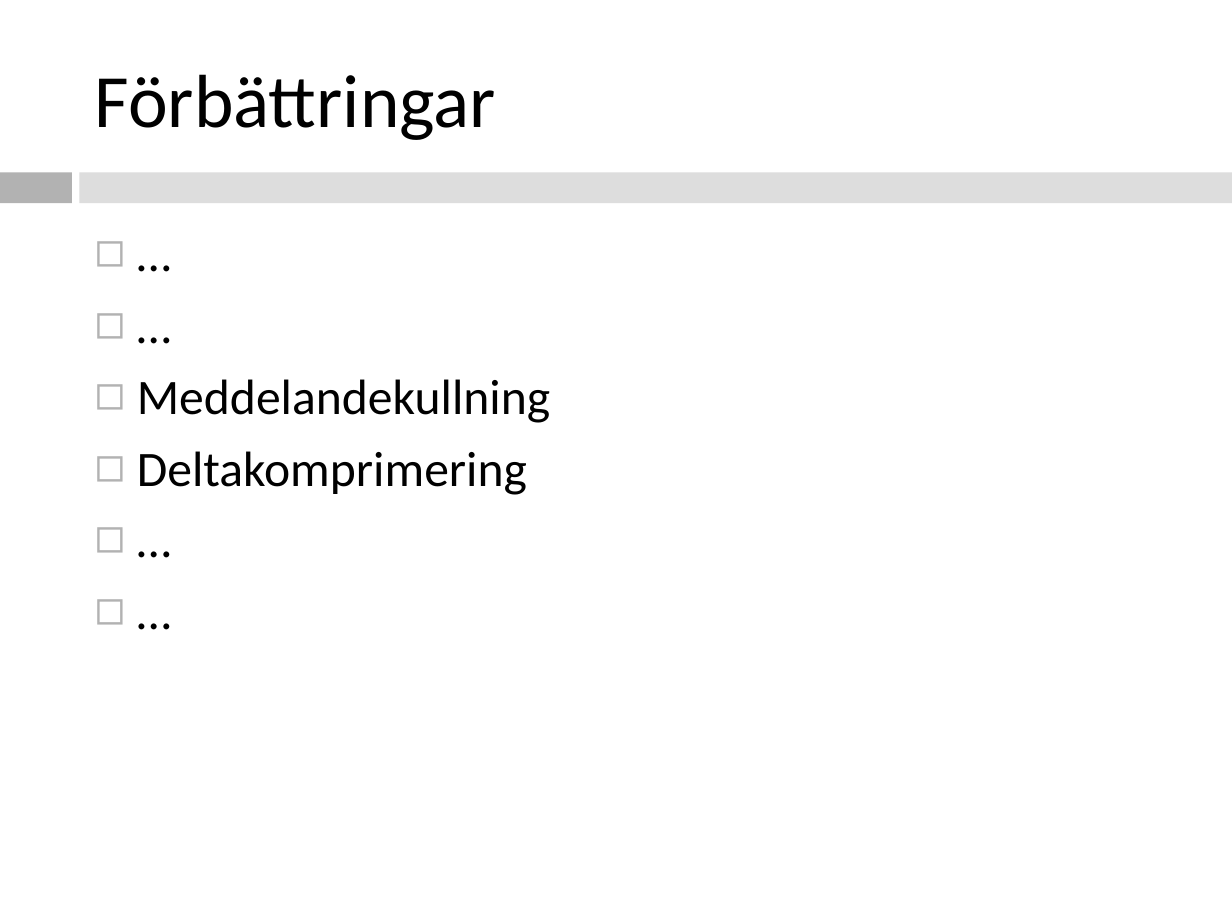
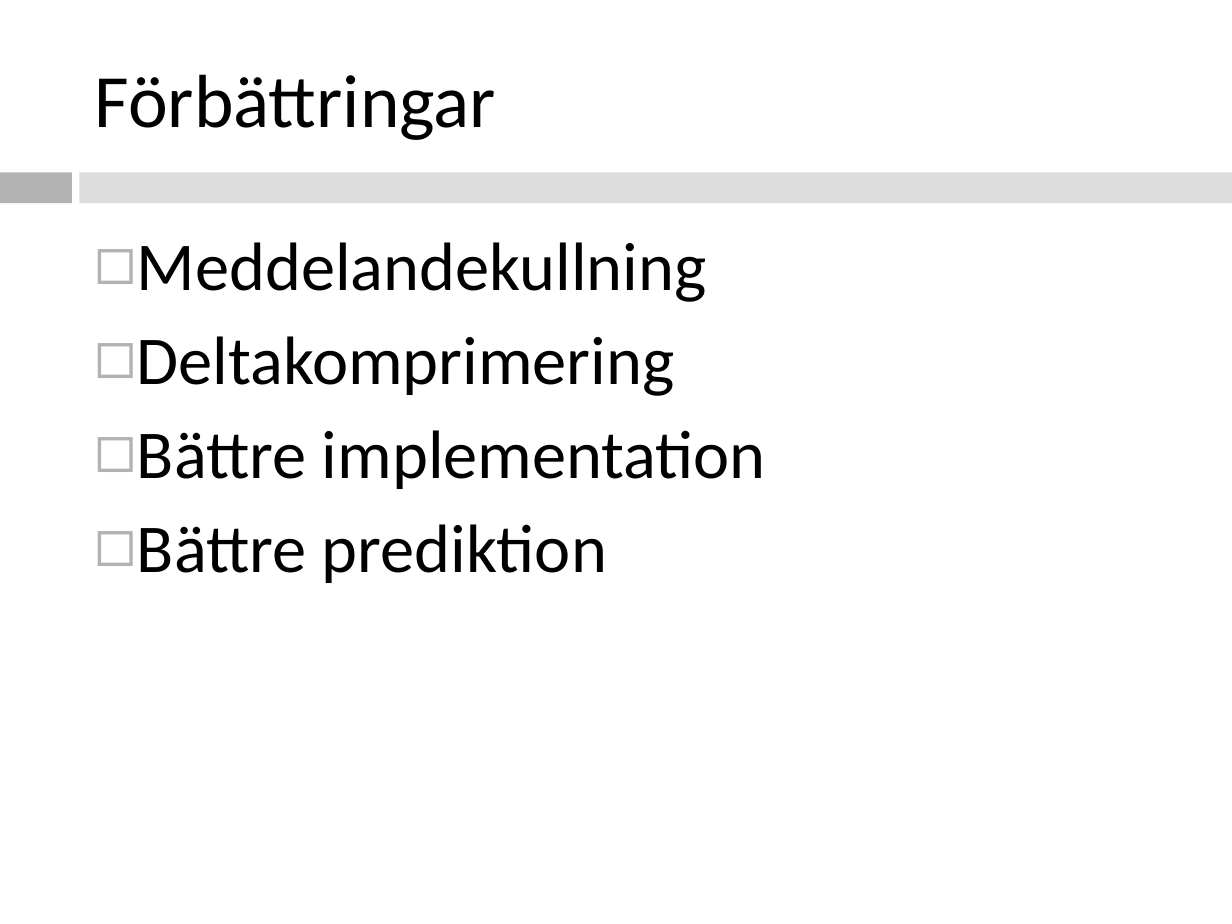
Before and after one commit to southor/planet, a slide deck: slide 13 of presentation/Natverksspel.ppt (slide 12 before the commit). Drawn at 1232x924 pixels with LibreOffice and Linux fonts; fonts in the diff are those of the drawing. Boxes give left, top, right and bottom in pixels: in the first picture for what was removed or moved away, otherwise in the second. Text is boxed around its words. In the diff, an @@ line names an element or a change of style, - is before the commit and + after.

```diff
--- a/presentation/Natverksspel.ppt
+++ b/presentation/Natverksspel.ppt
@@ text at bbox=[137, 242, 766, 583]: paragraphs removed @@
-◻ …
-◻ …
@@ text at bbox=[137, 242, 707, 396]: size 29 to 40 pt in "Meddelandekullning", "Deltakomprimering" @@
@@ text at bbox=[137, 430, 766, 583]: text changed; size 29 to 40 pt @@
-◻ …
-◻ …
+◻ Bättre implementation
+◻ Bättre prediktion
```
Also in this commit, not shown: 3 other slides changed, 3 slides added, 1 slide removed.
